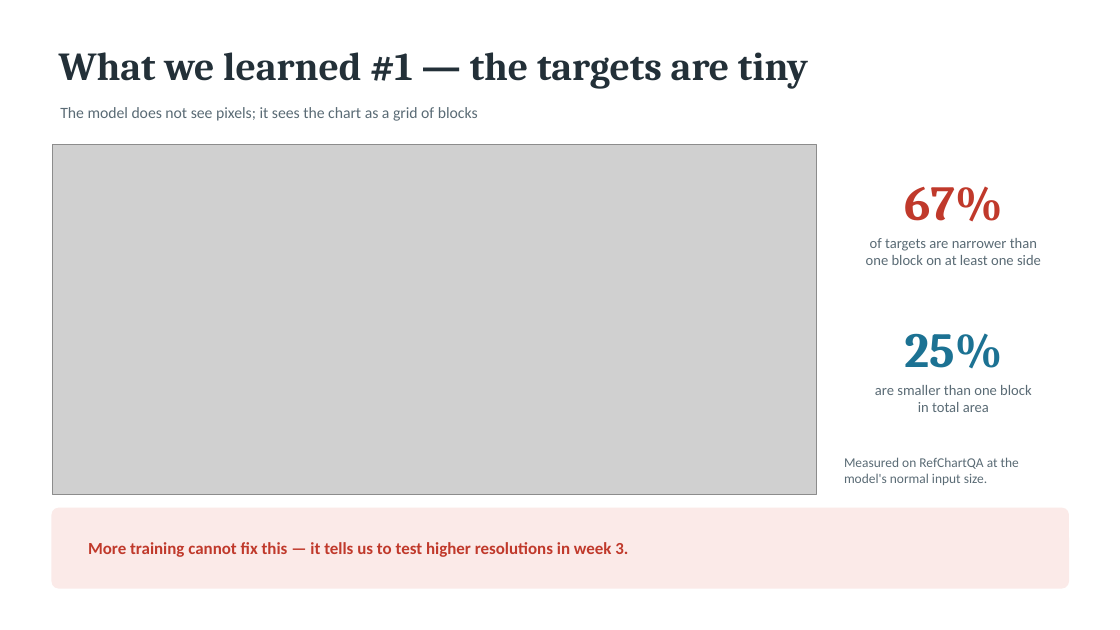
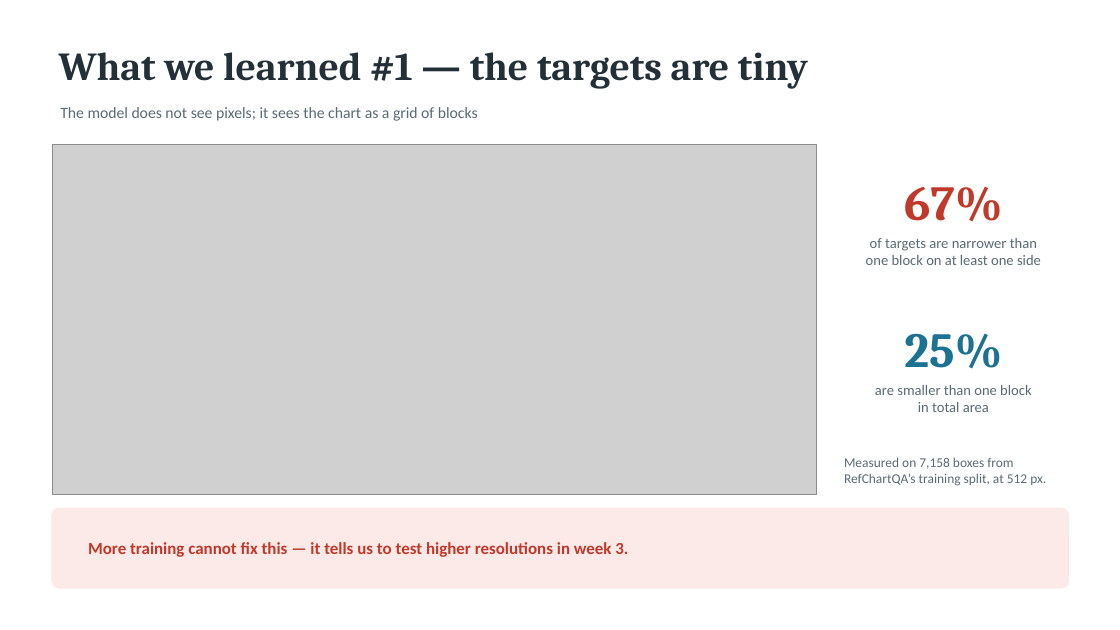
Before and after one commit to Ahmed-Elghazaly/chartqa-dual-target, a slide deck: slide 7 of presentation/ChartQA-Week1.pptx. Drawn at 1120x630 pixels with LibreOffice and Linux fonts; fonts in the diff are those of the drawing; grey boxes stand for pictures. Boxes give left, top, right and bottom in pixels: in the first picture for what was removed or moved away, otherwise in the second. Text is boxed around its words. In the diff, an @@ line names an element or a change of style, - is before the commit and + after.

```diff
--- a/presentation/ChartQA-Week1.pptx
+++ b/presentation/ChartQA-Week1.pptx
@@ text at (844,457,1046,486): text changed @@
-Measured on RefChartQA at the model's normal input size.
+Measured on 7,158 boxes from RefChartQA’s training split, at 512 px.
```
Also in this commit, not shown: 2 other files.
